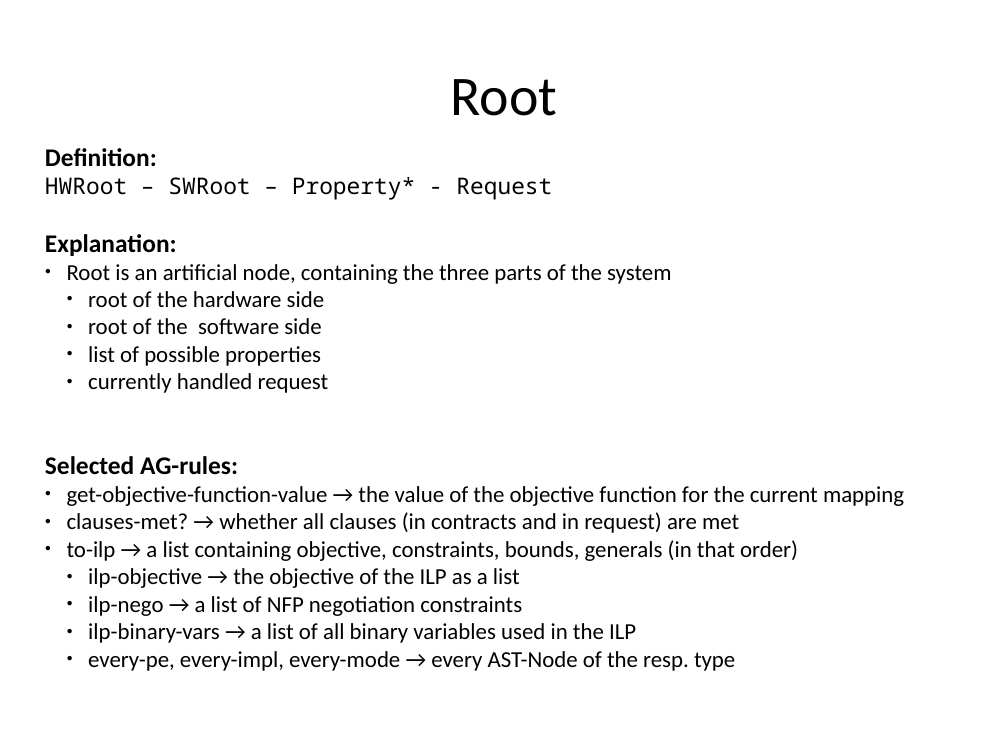
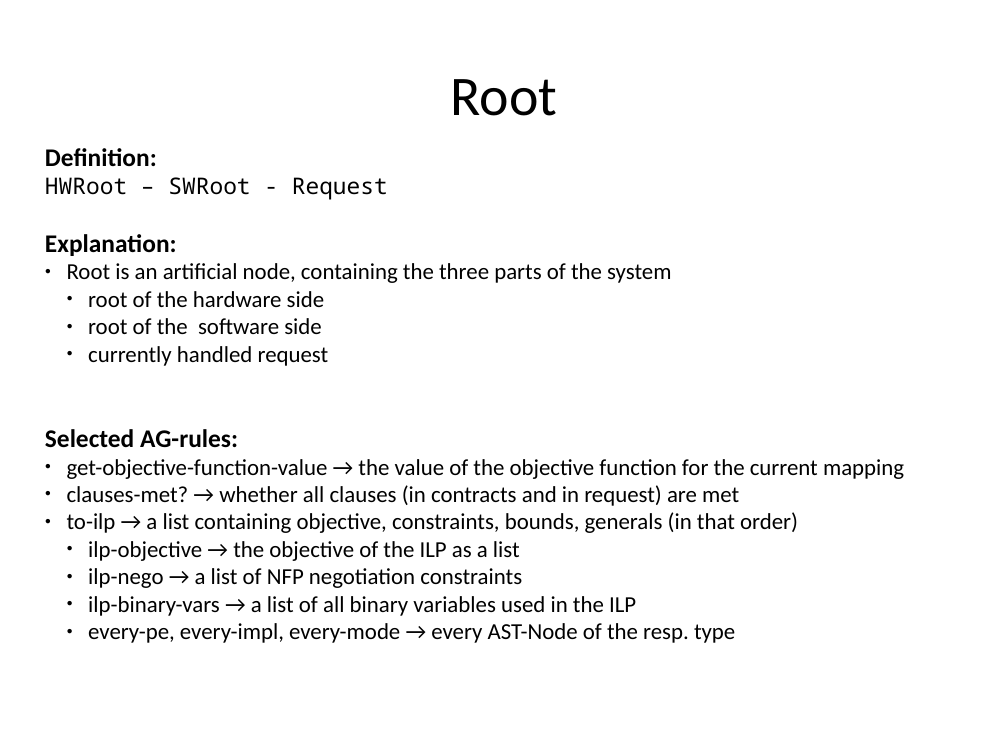
Before and after one commit to rene-schoene/racr-mquat, a slide deck: slide 13 of doc/the-model.odp. Drawn at 1008x756 pixels with LibreOffice and Linux fonts; fonts in the diff are those of the drawing. Boxes give left, top, right and bottom in pixels: in the first picture for what was removed or moved away, otherwise in the second. Text is boxed around its words. In the diff, an @@ line names an element or a change of style, - is before the commit and + after.

Commit message:
wip: update AST-change concerning properties.

```diff
--- a/doc/the-model.odp
+++ b/doc/the-model.odp
@@ text at (45, 177, 388, 200): text changed @@
-HWRoot – SWRoot – Property* - Request
+HWRoot – SWRoot - Request
@@ text at (88, 346, 321, 366): paragraph removed @@
-  ● list of possible properties
```
Also in this commit, not shown: 3 other slides changed.
